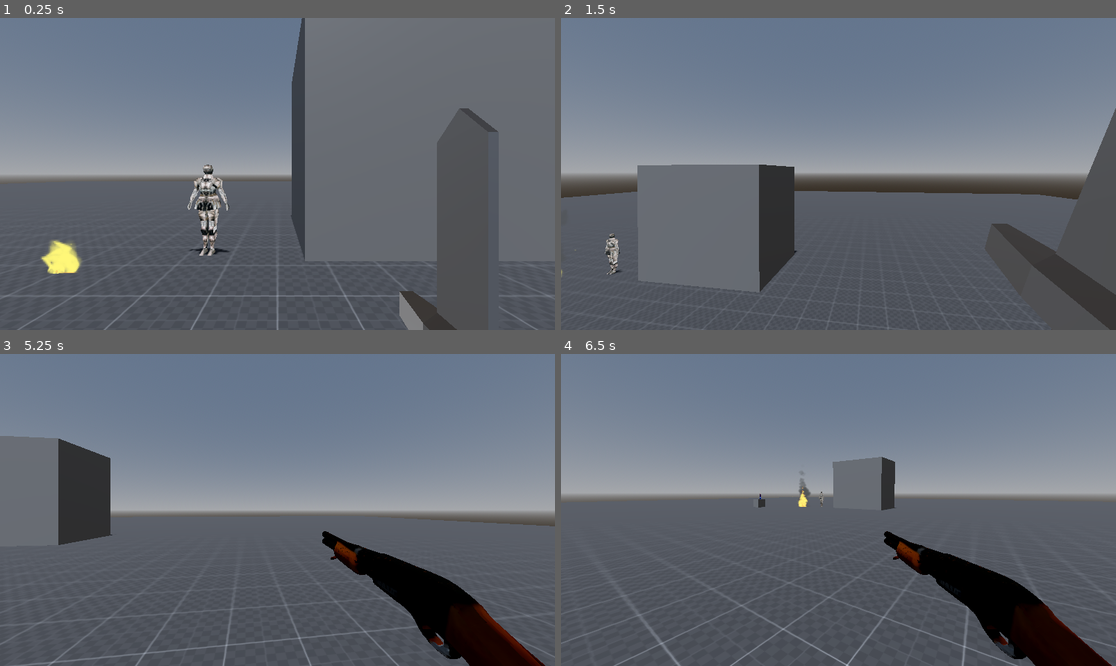
Above: before the commit, frames 1-4 (two rows, left to right).
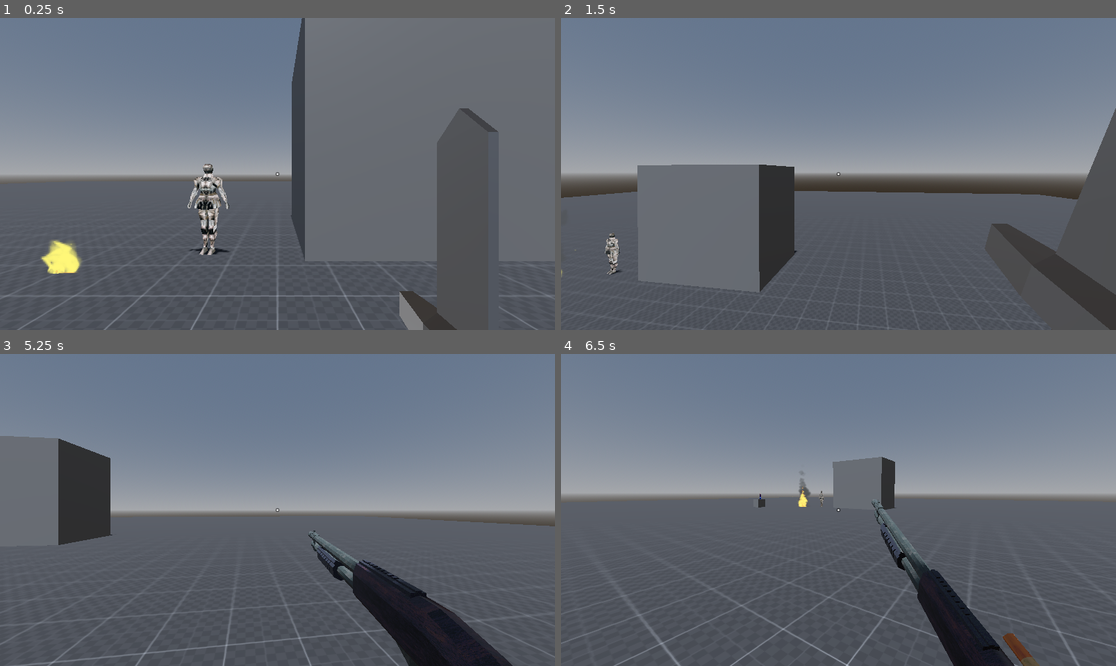
Above: after the commit, the same moments.

Repository: Jplp1919/Boomer-shooter
Game: Godot game, scene res://enviroment/world.tscn
Same seed, same stepped clock (60 frames per second), same inputs: the game is played once before the commit and once after it.
Inputs (mouse positions are in pixels of both pictures, inside the frame that each line leads up to):
- Up to frame 1 (0.25 s): no input
- Up to frame 2 (1.5 s): tap Enter at 0.5 s; move the mouse to (866, 174) at 0.52 s; press the mouse at (866, 174) at 0.53 s; hold D (move_right) 0.53-1.28 s; tap Space (jump) at 0.77 s; move the mouse to (810, 174) at 1.27 s; release the mouse at (810, 174) at 1.28 s; hold S (move_backward) from 1.28 s (still down); click (810, 174) at 1.35 s
- Up to frame 3 (5.25 s): tap Space (jump) at 1.52, 3.77 s; move the mouse to (288, 503) at 2.02 s; release S (move_backward) at 2.03 s; press the mouse at (288, 503) at 2.03 s; hold D (move_right) 2.03-2.75 s; tap Tab (mouse_toggle) at 2.1 s; release the mouse at (288, 503) at 2.75 s; drag from (249, 572) to (111, 463) at 2.77 s; move the mouse to (444, 556) at 3.52 s; press the mouse at (444, 556) at 3.53 s; hold A (move_left) 3.53-4.25 s; tap 1 at 3.6 s; release the mouse at (444, 556) at 4.25 s; drag from (111, 463) to (194, 432) at 4.27 s; move the mouse to (305, 510) at 5.02 s; press the mouse at (305, 510) at 5.03 s; hold S (move_backward) from 5.03 s (still down); tap 3 at 5.1 s
- Up to frame 4 (6.5 s): release S (move_backward) at 5.75 s; release the mouse at (866, 510) at 5.75 s; drag from (755, 432) to (727, 525) at 5.77 s

The runs differ from the first frame. In frame 1, 0.5% of the frame differs, in the area x 33-51%, y 46-77%; in frame 2, less than 0.1%; in frame 3, 7.5%; in frame 4, 8.1%, in the area x 46-100%, y 43-100%.

Commit message:
bebugging and rebalancing the shotgun

Diff:
--- a/characters/enemies/knight/knight.tscn
+++ b/characters/enemies/knight/knight.tscn
@@ -109,8 +109,9 @@
 visible = false
 
 [node name="HealthManager" parent="." index="2"]
-max_health = 1000
-gib_when_damage_taken = 10000
+gib_when_damage_taken = 50
+min_gib_spawn_amnt = 5
+max_gib_spawn_amnt = 10
 
 [editable path="Graphics/knight lowpoly test"]
 [editable path="Graphics/knight lowpoly test/Armature/Skeleton3D/Body/HitBox"]
--- a/characters/player/player.tscn
+++ b/characters/player/player.tscn
@@ -9,10 +9,13 @@
 [ext_resource type="PackedScene" uid="uid://c7wju7b48vy3u" path="res://weapons/shotgun.tscn" id="6_lmcyr"]
 [ext_resource type="PackedScene" uid="uid://de5fwgv6co58x" path="res://effects/casings/9x_19.tscn" id="6_ts7dc"]
 [ext_resource type="PackedScene" uid="uid://cnuoitoswwkx2" path="res://effects/muzzle_flash/muzzle_flash.tscn" id="7_0cob6"]
-[ext_resource type="PackedScene" uid="uid://ci6eixagqndwk" path="res://effects/muzzle_flash/muzzle_flash_2.tscn" id="8_70oa8"]
 [ext_resource type="PackedScene" uid="uid://b55l2m8ydv6p6" path="res://weapons/rocket_launcher.tscn" id="8_fysok"]
+[ext_resource type="Texture2D" uid="uid://1383ykvlsib3" path="res://weapons/crosshairs/crosshair1out.png" id="8_icpky"]
+[ext_resource type="PackedScene" uid="uid://dsy8r0dkge4bb" path="res://effects/casings/shell.tscn" id="9_58jvb"]
+[ext_resource type="PackedScene" uid="uid://ci6eixagqndwk" path="res://effects/muzzle_flash/muzzle_flash_2.tscn" id="9_icpky"]
 [ext_resource type="PackedScene" uid="uid://bkfh1lxfxws0g" path="res://weapons/rifle.tscn" id="10_2yjix"]
 [ext_resource type="PackedScene" uid="uid://dqw61qjs7ym84" path="res://effects/muzzle_flash/muzzle_flash_3.tscn" id="11_0mfek"]
+[ext_resource type="PackedScene" uid="uid://dj1gga51jn7mk" path="res://weapons/super_shotgun.tscn" id="11_8l73k"]
 
 [sub_resource type="CapsuleShape3D" id="CapsuleShape3D_i3tmd"]
 
@@ -171,24 +174,24 @@
 &"attack": SubResource("Animation_d47ri")
 }
 
-[sub_resource type="Animation" id="Animation_djdef"]
+[sub_resource type="Animation" id="Animation_icpky"]
 length = 0.001
 tracks/0/type = "value"
 tracks/0/imported = false
 tracks/0/enabled = true
-tracks/0/path = NodePath("shotgun_tex:position")
-tracks/0/interp = 1
-tracks/0/loop_wrap = true
-tracks/0/keys = {
-"times": PackedFloat32Array(0),
-"transitions": PackedFloat32Array(1),
-"update": 0,
-"values": [Vector3(0.31863, -0.262259, -0.60767)]
-}
-tracks/1/type = "value"
-tracks/1/imported = false
-tracks/1/enabled = true
-tracks/1/path = NodePath("shotgun_tex:rotation")
+tracks/0/path = NodePath("shotgun:position")
+tracks/0/interp = 1
+tracks/0/loop_wrap = true
+tracks/0/keys = {
+"times": PackedFloat32Array(0),
+"transitions": PackedFloat32Array(1),
+"update": 0,
+"values": [Vector3(0, 0, 0)]
+}
+tracks/1/type = "value"
+tracks/1/imported = false
+tracks/1/enabled = true
+tracks/1/path = NodePath("shotgun:rotation")
 tracks/1/interp = 1
 tracks/1/loop_wrap = true
 tracks/1/keys = {
@@ -197,39 +200,137 @@
 "update": 0,
 "values": [Vector3(0, -1.5708, 0)]
 }
-
-[sub_resource type="Animation" id="Animation_t32if"]
+tracks/2/type = "value"
+tracks/2/imported = false
+tracks/2/enabled = true
+tracks/2/path = NodePath("shotgun/Armature/Skeleton3D/Pump:position")
+tracks/2/interp = 1
+tracks/2/loop_wrap = true
+tracks/2/keys = {
+"times": PackedFloat32Array(0),
+"transitions": PackedFloat32Array(1),
+"update": 0,
+"values": [Vector3(0, 0, 0)]
+}
+
+[sub_resource type="Animation" id="Animation_gqopd"]
 resource_name = "attack"
-length = 0.5
-tracks/0/type = "value"
-tracks/0/imported = false
-tracks/0/enabled = true
-tracks/0/path = NodePath("shotgun_tex:position")
-tracks/0/interp = 1
-tracks/0/loop_wrap = true
-tracks/0/keys = {
-"times": PackedFloat32Array(0, 0.0666667, 0.133333, 0.2, 0.266667, 0.333333, 0.5),
-"transitions": PackedFloat32Array(1, 1, 1, 1, 1, 1, 1),
-"update": 0,
-"values": [Vector3(0.31863, -0.262259, -0.60767), Vector3(0.31863, -0.323951, -0.256076), Vector3(0.31863, -0.156647, -0.69548), Vector3(0.31863, -0.156647, -0.69548), Vector3(0.31863, -0.519028, -0.69548), Vector3(0.31863, -0.189692, -0.69548), Vector3(0.31863, -0.262259, -0.60767)]
-}
-tracks/1/type = "value"
-tracks/1/imported = false
-tracks/1/enabled = true
-tracks/1/path = NodePath("shotgun_tex:rotation")
-tracks/1/interp = 1
-tracks/1/loop_wrap = true
-tracks/1/keys = {
-"times": PackedFloat32Array(0, 0.0666667, 0.133333, 0.2, 0.266667, 0.333333, 0.5),
-"transitions": PackedFloat32Array(1, 1, 1, 1, 1, 1, 1),
-"update": 0,
-"values": [Vector3(0, -1.5708, 0), Vector3(1.67748e-08, -1.5708, 0.393868), Vector3(-5.57557e-08, -1.5708, -1.63975), Vector3(-5.57557e-08, -1.5708, -1.63975), Vector3(-5.57557e-08, -1.5708, -1.63975), Vector3(-5.57557e-08, -1.5708, -1.63975), Vector3(0, -1.5708, 0)]
-}
-
-[sub_resource type="AnimationLibrary" id="AnimationLibrary_gocpb"]
+length = 0.7
+tracks/0/type = "value"
+tracks/0/imported = false
+tracks/0/enabled = true
+tracks/0/path = NodePath("shotgun:position")
+tracks/0/interp = 1
+tracks/0/loop_wrap = true
+tracks/0/keys = {
+"times": PackedFloat32Array(0, 0.0423724, 0.0715627, 0.233333, 0.566667, 0.7),
+"transitions": PackedFloat32Array(1, 1, 1, 1, 1, 1),
+"update": 0,
+"values": [Vector3(0, 0, 0), Vector3(0, 0.0367849, 0.040109), Vector3(0, 0.0367849, 0.040109), Vector3(0, 0.00891399, 0.00583723), Vector3(0, 0.00891399, 0.00583723), Vector3(0, 0, 0)]
+}
+tracks/1/type = "value"
+tracks/1/imported = false
+tracks/1/enabled = true
+tracks/1/path = NodePath("shotgun:rotation")
+tracks/1/interp = 1
+tracks/1/loop_wrap = true
+tracks/1/keys = {
+"times": PackedFloat32Array(0, 0.0436784, 0.0728687, 0.233333, 0.566667, 0.7),
+"transitions": PackedFloat32Array(1, 1, 1, 1, 1, 1),
+"update": 0,
+"values": [Vector3(0, -1.5708, 0), Vector3(-3.26088e-06, -1.5708, -1.1216), Vector3(-3.26088e-06, -1.5708, -1.1216), Vector3(-1.93569e-06, -1.5708, -0.567878), Vector3(-1.93569e-06, -1.5708, -0.567878), Vector3(0, -1.5708, 0)]
+}
+tracks/2/type = "value"
+tracks/2/imported = false
+tracks/2/enabled = true
+tracks/2/path = NodePath("shotgun/Armature/Skeleton3D/Pump:position")
+tracks/2/interp = 1
+tracks/2/loop_wrap = true
+tracks/2/keys = {
+"times": PackedFloat32Array(0, 0.3, 0.433333, 0.566667),
+"transitions": PackedFloat32Array(1, 1, 1, 1),
+"update": 0,
+"values": [Vector3(0, 0, 0), Vector3(0, 0, 0), Vector3(0, -0.6, 0), Vector3(0, 0, 0)]
+}
+tracks/3/type = "method"
+tracks/3/imported = false
+tracks/3/enabled = true
+tracks/3/path = NodePath("..")
+tracks/3/interp = 1
+tracks/3/loop_wrap = true
+tracks/3/keys = {
+"times": PackedFloat32Array(0.433333),
+"transitions": PackedFloat32Array(1),
+"values": [{
+"args": [],
+"method": &"eject_casing"
+}]
+}
+
+[sub_resource type="AnimationLibrary" id="AnimationLibrary_icpky"]
 _data = {
-&"RESET": SubResource("Animation_djdef"),
-&"attack": SubResource("Animation_t32if")
+&"RESET": SubResource("Animation_icpky"),
+&"attack": SubResource("Animation_gqopd")
+}
+
+[sub_resource type="Animation" id="Animation_aqrcq"]
+length = 0.001
+tracks/0/type = "value"
+tracks/0/imported = false
+tracks/0/enabled = true
+tracks/0/path = NodePath("super shotgun:position")
+tracks/0/interp = 1
+tracks/0/loop_wrap = true
+tracks/0/keys = {
+"times": PackedFloat32Array(0),
+"transitions": PackedFloat32Array(1),
+"update": 0,
+"values": [Vector3(0, 0, 0)]
+}
+tracks/1/type = "value"
+tracks/1/imported = false
+tracks/1/enabled = true
+tracks/1/path = NodePath("super shotgun:rotation")
+tracks/1/interp = 1
+tracks/1/loop_wrap = true
+tracks/1/keys = {
+"times": PackedFloat32Array(0),
+"transitions": PackedFloat32Array(1),
+"update": 0,
+"values": [Vector3(0, 0, 0)]
+}
+
+[sub_resource type="Animation" id="Animation_8l73k"]
+resource_name = "attack"
+tracks/0/type = "value"
+tracks/0/imported = false
+tracks/0/enabled = true
+tracks/0/path = NodePath("super shotgun:position")
+tracks/0/interp = 1
+tracks/0/loop_wrap = true
+tracks/0/keys = {
+"times": PackedFloat32Array(0, 0.0666667, 0.166667, 0.272075, 0.405409, 0.466667, 0.666667, 0.9, 1),
+"transitions": PackedFloat32Array(1, 1, 1, 1, 1, 1, 1, 1, 1),
+"update": 0,
+"values": [Vector3(0, 0, 0), Vector3(0, 0.0671897, 0.0348833), Vector3(0, 0.0671897, 0.0348833), Vector3(0, -0.161277, -0.146047), Vector3(0, 0, 0), Vector3(0, -0.0539155, 0), Vector3(0, -0.121692, 0), Vector3(0, -0.121692, 0), Vector3(0, 0, 0)]
+}
+tracks/1/type = "value"
+tracks/1/imported = false
+tracks/1/enabled = true
+tracks/1/path = NodePath("super shotgun:rotation")
+tracks/1/interp = 1
+tracks/1/loop_wrap = true
+tracks/1/keys = {
+"times": PackedFloat32Array(0, 0.0666667, 0.166667, 0.272075, 0.405409, 0.466667, 0.666667, 0.9, 1),
+"transitions": PackedFloat32Array(1, 1, 1, 1, 1, 1, 1, 1, 1),
+"update": 0,
+"values": [Vector3(0, 0, 0), Vector3(1.17379, 0, 0), Vector3(1.17379, 0, 0), Vector3(1.44927, 0, 0), Vector3(0, 0, 0), Vector3(-0.502602, 0, 0), Vector3(-0.691238, 0, 0), Vector3(-0.691238, 0, 0), Vector3(0, 0, 0)]
+}
+
+[sub_resource type="AnimationLibrary" id="AnimationLibrary_aqrcq"]
+_data = {
+&"RESET": SubResource("Animation_aqrcq"),
+&"attack": SubResource("Animation_8l73k")
 }
 
 [sub_resource type="Animation" id="Animation_mii6l"]
@@ -465,9 +566,8 @@
 &"": SubResource("AnimationLibrary_ea7ta")
 }
 
-[node name="HitScanAttackEmitter" parent="Camera3D/WeaponManager/Weapons/Sword/AttackEmitter" index="1" node_paths=PackedStringArray("weapon_manager")]
+[node name="HitScanAttackEmitter" parent="Camera3D/WeaponManager/Weapons/Sword/AttackEmitter" index="1"]
 is_sword = true
-weapon_manager = NodePath("../../../..")
 
 [node name="Pistol" parent="Camera3D/WeaponManager/Weapons" node_paths=PackedStringArray("muzzle_flash", "animation_player", "ejection_port") instance=ExtResource("5_3pw2f")]
 visible = false
@@ -503,30 +603,76 @@
 cur_weapon_muzzle = NodePath("../../Graphics/pixelpistol/PistolMuzzle")
 weapon_manager = NodePath("../../../..")
 
-[node name="Shotgun" parent="Camera3D/WeaponManager/Weapons" node_paths=PackedStringArray("muzzle_flash", "animation_player") instance=ExtResource("6_lmcyr")]
+[node name="Shotgun" parent="Camera3D/WeaponManager/Weapons" node_paths=PackedStringArray("muzzle_flash", "animation_player", "ejection_port") instance=ExtResource("6_lmcyr")]
 visible = false
-muzzle_flash = NodePath("Graphics/shotgun_tex/ShotgunMuzzle/ShogunMuzzleFlash")
+muzzle_flash = NodePath("Graphics/shotgun/Muzzle/MuzzleFlash2")
 animation_player = NodePath("Graphics/ShotgunAnimationPlayer")
-
-[node name="shotgun_tex" parent="Camera3D/WeaponManager/Weapons/Shotgun/Graphics" index="0"]
-transform = Transform3D(-2.70351e-06, 0, -0.746829, 0, 0.746829, 0, 0.746829, 0, -2.70351e-06, 0.31863, -0.262259, -0.60767)
-
-[node name="ShotgunMuzzle" type="Node3D" parent="Camera3D/WeaponManager/Weapons/Shotgun/Graphics/shotgun_tex" index="1"]
-transform = Transform3D(1, 0, 0, 0, 1, 0, 0, 0, 1, -1.0843, 0.129856, -0.00254998)
-
-[node name="ShogunMuzzleFlash" parent="Camera3D/WeaponManager/Weapons/Shotgun/Graphics/shotgun_tex/ShotgunMuzzle" instance=ExtResource("8_70oa8")]
+damage = 15
+ejection_port = NodePath("Graphics/shotgun/Muzzle/ShotgunEjectionPort")
+casing_scene = ExtResource("9_58jvb")
+attack_rate = 0.7
+
+[node name="Graphics" parent="Camera3D/WeaponManager/Weapons/Shotgun" index="0"]
+transform = Transform3D(1, 0, 0, 0, 1, 0, 0, 0, 1, 0.166702, -0.145728, -0.435571)
+
+[node name="shotgun" parent="Camera3D/WeaponManager/Weapons/Shotgun/Graphics" index="0"]
+transform = Transform3D(-1.99099e-06, 0, -0.55, 0, 0.55, 0, 0.55, 0, -1.99099e-06, 0, 0, 0)
+
+[node name="Pump" parent="Camera3D/WeaponManager/Weapons/Shotgun/Graphics/shotgun/Armature/Skeleton3D" index="0"]
+transform = Transform3D(1, 0, 0, 0, 1, 8.32667e-15, -7.10543e-15, -2.44249e-15, 1, 0, 0, 0)
+
+[node name="Muzzle" type="Node3D" parent="Camera3D/WeaponManager/Weapons/Shotgun/Graphics/shotgun" index="1"]
+transform = Transform3D(1, 0, 1.13687e-12, 0, 1, 0, -1.13687e-12, 0, 1, -1.14811, 0, 0.00445637)
+
+[node name="MuzzleFlash2" parent="Camera3D/WeaponManager/Weapons/Shotgun/Graphics/shotgun/Muzzle" instance=ExtResource("9_icpky")]
+transform = Transform3D(-6.5818e-06, 0, 1.81818, 0, 1.81818, 0, -1.81818, 0, -6.5818e-06, -1.0107, 0.0553234, 3.66569e-06)
+
+[node name="ShotgunEjectionPort" type="Marker3D" parent="Camera3D/WeaponManager/Weapons/Shotgun/Graphics/shotgun/Muzzle"]
+transform = Transform3D(1, 0, 1.81899e-12, 0, 1, 0, -1.81899e-12, 0, 1, 1.34031, 0.0625062, -0.0268806)
 
 [node name="ShotgunAnimationPlayer" type="AnimationPlayer" parent="Camera3D/WeaponManager/Weapons/Shotgun/Graphics" index="1"]
 libraries = {
-&"": SubResource("AnimationLibrary_gocpb")
-}
+&"": SubResource("AnimationLibrary_icpky")
+}
+
+[node name="SprayEmitter" parent="Camera3D/WeaponManager/Weapons/Shotgun/AttackEmitter/BurstEmitter" index="0"]
+spray_arc = 4.0
 
 [node name="HitScanAttackEmitter" parent="Camera3D/WeaponManager/Weapons/Shotgun/AttackEmitter/BurstEmitter/SprayEmitter" index="0" node_paths=PackedStringArray("cur_weapon_muzzle", "weapon_manager")]
-cur_weapon_muzzle = NodePath("../../../../Graphics/shotgun_tex/ShotgunMuzzle")
+cur_weapon_muzzle = NodePath("../../../../Graphics/shotgun/Muzzle")
+weapon_manager = NodePath("../../../../../..")
+
+[node name="SuperShotgun" parent="Camera3D/WeaponManager/Weapons" node_paths=PackedStringArray("animation_player") instance=ExtResource("11_8l73k")]
+animation_player = NodePath("Graphics/SuperShotgunAnimationPlayer")
+damage = 15
+ammo = 30
+max_ammo = 30
+attack_rate = 1.0
+
+[node name="Graphics" parent="Camera3D/WeaponManager/Weapons/SuperShotgun" index="0"]
+transform = Transform3D(1, 0, 0, 0, 1, 0, 0, 0, 1, 0.115828, -0.226264, -0.297139)
+
+[node name="Muzzle" type="Node3D" parent="Camera3D/WeaponManager/Weapons/SuperShotgun/Graphics" index="1"]
+transform = Transform3D(1, 0, 0, 0, 1, 0, 0, 0, 1, 0.0224253, 0.060809, -0.869624)
+
+[node name="SuperShotgunAnimationPlayer" type="AnimationPlayer" parent="Camera3D/WeaponManager/Weapons/SuperShotgun/Graphics" index="2"]
+libraries = {
+&"": SubResource("AnimationLibrary_aqrcq")
+}
+
+[node name="BurstEmitter" parent="Camera3D/WeaponManager/Weapons/SuperShotgun/AttackEmitter" index="0"]
+burst_count = 16
+
+[node name="SprayEmitter" parent="Camera3D/WeaponManager/Weapons/SuperShotgun/AttackEmitter/BurstEmitter" index="0"]
+spray_arc = 7.0
+
+[node name="HitScanAttackEmitter" parent="Camera3D/WeaponManager/Weapons/SuperShotgun/AttackEmitter/BurstEmitter/SprayEmitter" index="0" node_paths=PackedStringArray("cur_weapon_muzzle", "weapon_manager")]
+cur_weapon_muzzle = NodePath("../../../../Graphics/Muzzle")
 weapon_manager = NodePath("../../../../../..")
 
 [node name="RocketLauncher" parent="Camera3D/WeaponManager/Weapons" node_paths=PackedStringArray("animation_player") instance=ExtResource("8_fysok")]
 transform = Transform3D(0.553416, 0, 0, 0, 0.553416, 0, 0, 0, 0.553416, 0.33712, -0.424548, -0.447995)
+visible = false
 animation_player = NodePath("Graphics/RocketLauncherAnimationPlayer")
 ammo = 15
 max_ammo = 25
@@ -578,6 +724,20 @@
 &"": SubResource("AnimationLibrary_n3ecu")
 }
 
+[node name="Crosshairs" type="TextureRect" parent="Camera3D"]
+anchors_preset = 8
+anchor_left = 0.5
+anchor_top = 0.5
+anchor_right = 0.5
+anchor_bottom = 0.5
+offset_left = -36.0
+offset_top = -36.0
+offset_right = 36.0
+offset_bottom = 36.0
+grow_horizontal = 2
+grow_vertical = 2
+texture = ExtResource("8_icpky")
+
 [node name="HealthManager" parent="." instance=ExtResource("6_0vft6")]
 verbose = true
 
@@ -587,5 +747,7 @@
 [editable path="Camera3D/WeaponManager/Weapons/Sword/AttackEmitter/HitScanAttackEmitter"]
 [editable path="Camera3D/WeaponManager/Weapons/Pistol"]
 [editable path="Camera3D/WeaponManager/Weapons/Shotgun"]
+[editable path="Camera3D/WeaponManager/Weapons/Shotgun/Graphics/shotgun"]
+[editable path="Camera3D/WeaponManager/Weapons/SuperShotgun"]
 [editable path="Camera3D/WeaponManager/Weapons/RocketLauncher"]
 [editable path="Camera3D/WeaponManager/Weapons/Rifle"]
--- /dev/null
+++ b/effects/casings/shell.gd
@@ -0,0 +1,23 @@
+extends Node3D
+
+@export var eject_speed := 5.0
+@export var gravity := 9.8
+@export var destroy_delay := 1.2
+@export var spin_speed := 180.0
+
+@onready var player = get_tree().get_first_node_in_group("player")
+
+var velocity := Vector3.ZERO
+var elapsed_time := 0.0
+
+func _ready():
+	var player_right = player.global_transform.basis.x
+
+	velocity = (Vector3.UP * 2 + player_right).normalized() * eject_speed
+	await get_tree().create_timer(destroy_delay).timeout
+	queue_free()
+
+func _process(delta):
+	velocity.y -= gravity * delta
+	global_translate(velocity * delta)
+	rotate_x(deg_to_rad(spin_speed * delta))
--- /dev/null
+++ b/effects/casings/shell.tscn
@@ -0,0 +1,12 @@
+[gd_scene load_steps=3 format=3 uid="uid://dsy8r0dkge4bb"]
+
+[ext_resource type="Script" uid="uid://4hwgwelmp8bj" path="res://effects/casings/shell.gd" id="1_1k1yu"]
+[ext_resource type="PackedScene" uid="uid://iuvw6458158j" path="res://effects/casings/assets/spent shell.glb" id="2_1k1yu"]
+
+[node name="Shell" type="Node3D"]
+script = ExtResource("1_1k1yu")
+eject_speed = 1.0
+spin_speed = 120.0
+
+[node name="spent shell" parent="." instance=ExtResource("2_1k1yu")]
+transform = Transform3D(0.7, 0, 0, 0, -3.0598e-08, 0.7, 0, -0.7, -3.0598e-08, 0, 0, 0.0320618)
--- /dev/null
+++ b/effects/smoke.tscn
@@ -0,0 +1,50 @@
+[gd_scene load_steps=7 format=3 uid="uid://oexxaqepcovl"]
+
+[ext_resource type="Texture2D" uid="uid://x1626kxtkjer" path="res://effects/assets/smoke pixelated.png" id="1_by6y2"]
+
+[sub_resource type="StandardMaterial3D" id="StandardMaterial3D_view4"]
+transparency = 1
+vertex_color_use_as_albedo = true
+vertex_color_is_srgb = true
+albedo_texture = ExtResource("1_by6y2")
+billboard_mode = 3
+billboard_keep_scale = true
+particles_anim_h_frames = 1
+particles_anim_v_frames = 1
+particles_anim_loop = false
+
+[sub_resource type="Gradient" id="Gradient_by6y2"]
+offsets = PackedFloat32Array(0.432099, 0.802469, 1)
+colors = PackedColorArray(1, 1, 1, 1, 0.326087, 0.326087, 0.326087, 1, 0, 0, 0, 1)
+
+[sub_resource type="GradientTexture1D" id="GradientTexture1D_to018"]
+gradient = SubResource("Gradient_by6y2")
+use_hdr = true
+
+[sub_resource type="ParticleProcessMaterial" id="ParticleProcessMaterial_view4"]
+emission_shape = 1
+emission_sphere_radius = 0.1
+angle_min = -180.0
+angle_max = 180.0
+direction = Vector3(0, 1, 0)
+spread = 0.0
+initial_velocity_min = 1.8
+initial_velocity_max = 2.3
+angular_velocity_min = -50.0
+angular_velocity_max = 50.0
+gravity = Vector3(0, 0, 0)
+scale_min = 0.6
+scale_max = 0.8
+color = Color(1.2, 1.2, 1.2, 1)
+color_ramp = SubResource("GradientTexture1D_to018")
+
+[sub_resource type="QuadMesh" id="QuadMesh_view4"]
+
+[node name="Smoke" type="GPUParticles3D"]
+material_override = SubResource("StandardMaterial3D_view4")
+emitting = false
+amount = 15
+lifetime = 2.0
+one_shot = true
+process_material = SubResource("ParticleProcessMaterial_view4")
+draw_pass_1 = SubResource("QuadMesh_view4")
--- a/enviroment/world.tscn
+++ b/enviroment/world.tscn
@@ -66,4 +66,4 @@
 transform = Transform3D(0.594444, 0, 0.804137, 0, 1, 0, -0.804137, 0, 0.594444, -15.169, 0.22529, -5.09082)
 
 [node name="Knight" parent="." instance=ExtResource("4_oh1bs")]
-transform = Transform3D(-0.994586, 0, 0.103921, 0, 1, 0, -0.103921, 0, -0.994586, -1.58229, 0, -4.61359)
+transform = Transform3D(-0.994586, 0, 0.103921, 0, 1, 0, -0.103921, 0, -0.994586, -1.58229, 0.0206168, -4.61359)
--- a/weapons/attack_emitters/hit_scan_attack_emitter.gd
+++ b/weapons/attack_emitters/hit_scan_attack_emitter.gd
@@ -41,6 +41,7 @@
 			else:
 				hit_effect_inst.look_at(look_at_pos)
 			hit_effect_inst.add_to_group("instanced")
-	weapon_manager.create_bullet_trail(hit_position, cur_weapon_muzzle)
+	if weapon_manager != null:
+		weapon_manager.create_bullet_trail(hit_position, cur_weapon_muzzle)
 	ray_cast_3d.enabled = false
 	super()
--- a/weapons/projectiles/bullet.tscn
+++ b/weapons/projectiles/bullet.tscn
@@ -30,8 +30,8 @@
 
 [node name="Bullet" instance=ExtResource("1_c6uvb")]
 script = ExtResource("2_mfd0a")
-gravity = 3.0
-speed = 60
+gravity = 1.5
+speed = 80
 show_after_time = 0.001
 
 [node name="Graphics" parent="." index="0"]
--- a/weapons/projectiles/rocket.gd
+++ b/weapons/projectiles/rocket.gd
@@ -2,7 +2,7 @@
 
 @onready var area_damage_emitter: Node3D = $AreaDamageEmitter
 
-@onready var force_manager: Node3D = $ForceManager
+#@onready var force_manager: Node3D = $ForceManager
 
 
 #@export var gravity = 2.0
--- a/weapons/shotgun.tscn
+++ b/weapons/shotgun.tscn
@@ -1,7 +1,7 @@
 [gd_scene load_steps=6 format=3 uid="uid://c7wju7b48vy3u"]
 
 [ext_resource type="PackedScene" uid="uid://c8tjjk15s80k5" path="res://weapons/weapon.tscn" id="1_jwvhi"]
-[ext_resource type="PackedScene" uid="uid://comjqb8vht6fy" path="res://weapons/assets/shotgun_tex.glb" id="2_xrdcd"]
+[ext_resource type="PackedScene" uid="uid://b5uqwppeqqmfx" path="res://weapons/assets/shotgun.glb" id="2_fyfo2"]
 [ext_resource type="PackedScene" uid="uid://6n3v0tooc53g" path="res://weapons/attack_emitters/burst_emitter.tscn" id="3_qs3fh"]
 [ext_resource type="PackedScene" uid="uid://b11pk28fpruau" path="res://weapons/attack_emitters/spray_emitter.tscn" id="4_0r2ir"]
 [ext_resource type="PackedScene" uid="uid://f68rvi160c4p" path="res://weapons/attack_emitters/hit_scan_attack_emitter.tscn" id="5_yfd1d"]
@@ -11,11 +11,13 @@
 max_ammo = 30
 attack_rate = 0.5
 
-[node name="shotgun_tex" parent="Graphics" index="0" instance=ExtResource("2_xrdcd")]
-transform = Transform3D(-4.37114e-08, 0, -1, 0, 1, 0, 1, 0, -4.37114e-08, 0, 0, 0)
+[node name="shotgun" parent="Graphics" index="0" instance=ExtResource("2_fyfo2")]
+transform = Transform3D(-2.40413e-08, 0, -0.55, 0, 0.55, 0, 0.55, 0, -2.40413e-08, 0, 0, 0)
 
 [node name="BurstEmitter" parent="AttackEmitter" index="0" instance=ExtResource("3_qs3fh")]
 
 [node name="SprayEmitter" parent="AttackEmitter/BurstEmitter" index="0" instance=ExtResource("4_0r2ir")]
 
 [node name="HitScanAttackEmitter" parent="AttackEmitter/BurstEmitter/SprayEmitter" index="0" instance=ExtResource("5_yfd1d")]
+
+[editable path="Graphics/shotgun"]
--- /dev/null
+++ b/weapons/super_shotgun.gd
@@ -0,0 +1,31 @@
+extends Weapon
+
+
+func attack(input_just_pressed:bool, input_held:bool):
+	if !automatic and !input_just_pressed:
+		return
+	if automatic and !input_held:
+		return
+
+	if ammo == 0:
+		if input_just_pressed:
+			out_of_ammo.emit()
+			if has_node("OufOfAmmoSound"):
+				$"OufOfAmmoSound".play()
+		return
+	var cur_time = Time.get_ticks_msec() / 1000.0
+	if cur_time - last_attack_time < attack_rate:
+		return
+
+	if ammo > 0:
+		ammo -= 2
+	if !animation_controlled_attack:
+		actually_attack()
+	last_attack_time = cur_time
+	animation_player.stop()
+	animation_player.play("attack")
+
+	fired.emit()
+	if muzzle_flash != null:
+		#$Graphics/MuzzleFlash.flash()
+		muzzle_flash.emitting = true
--- /dev/null
+++ b/weapons/super_shotgun.tscn
@@ -0,0 +1,19 @@
+[gd_scene load_steps=7 format=3 uid="uid://dj1gga51jn7mk"]
+
+[ext_resource type="PackedScene" uid="uid://c8tjjk15s80k5" path="res://weapons/weapon.tscn" id="1_05iul"]
+[ext_resource type="PackedScene" uid="uid://cubg07yckphre" path="res://weapons/assets/super shotgun.glb" id="2_ap4fa"]
+[ext_resource type="PackedScene" uid="uid://6n3v0tooc53g" path="res://weapons/attack_emitters/burst_emitter.tscn" id="2_fyn7b"]
+[ext_resource type="Script" uid="uid://wmjhs04nt005" path="res://weapons/super_shotgun.gd" id="2_hn03c"]
+[ext_resource type="PackedScene" uid="uid://b11pk28fpruau" path="res://weapons/attack_emitters/spray_emitter.tscn" id="3_ap4fa"]
+[ext_resource type="PackedScene" uid="uid://f68rvi160c4p" path="res://weapons/attack_emitters/hit_scan_attack_emitter.tscn" id="4_hn03c"]
+
+[node name="SuperShotgun" instance=ExtResource("1_05iul")]
+script = ExtResource("2_hn03c")
+
+[node name="super shotgun" parent="Graphics" index="0" instance=ExtResource("2_ap4fa")]
+
+[node name="BurstEmitter" parent="AttackEmitter" index="0" instance=ExtResource("2_fyn7b")]
+
+[node name="SprayEmitter" parent="AttackEmitter/BurstEmitter" index="0" instance=ExtResource("3_ap4fa")]
+
+[node name="HitScanAttackEmitter" parent="AttackEmitter/BurstEmitter/SprayEmitter" index="0" instance=ExtResource("4_hn03c")]
Not shown: 1 places in characters/player/player.tscn that only renumber resources
Binary file added: effects/assets/smoke3.png
Not shown, added: effects/assets/smoke3.png.import
Binary file added: effects/casings/assets/spent shell.glb
Not shown, added: effects/casings/assets/spent shell.glb.import
Binary file added: effects/casings/assets/spent shell_brass2 pixel.png
Not shown, added: effects/casings/assets/spent shell_brass2 pixel.png.import
Binary file added: effects/casings/assets/spent shell_light-metal.png
Not shown, added: effects/casings/assets/spent shell_light-metal.png.import
Binary file added: effects/casings/assets/spent shell_plastic pixel.png
Not shown, added: effects/casings/assets/spent shell_plastic pixel.png.import
Not shown, added: effects/casings/shell.gd.uid
(and 29 more such lines)
